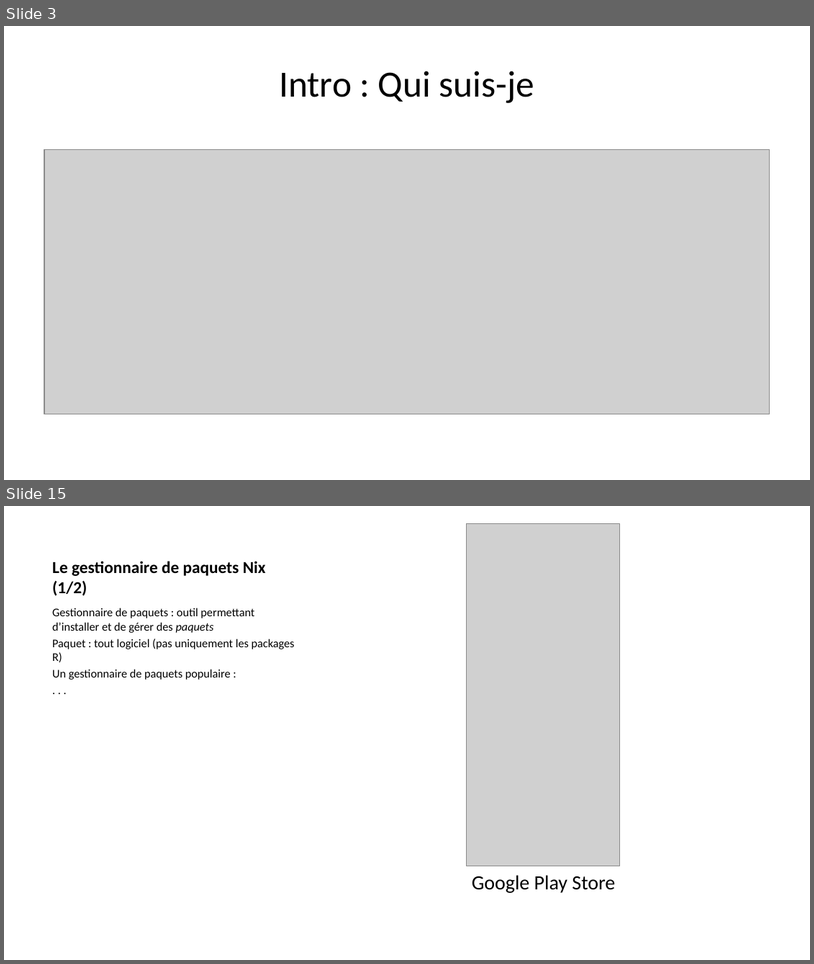
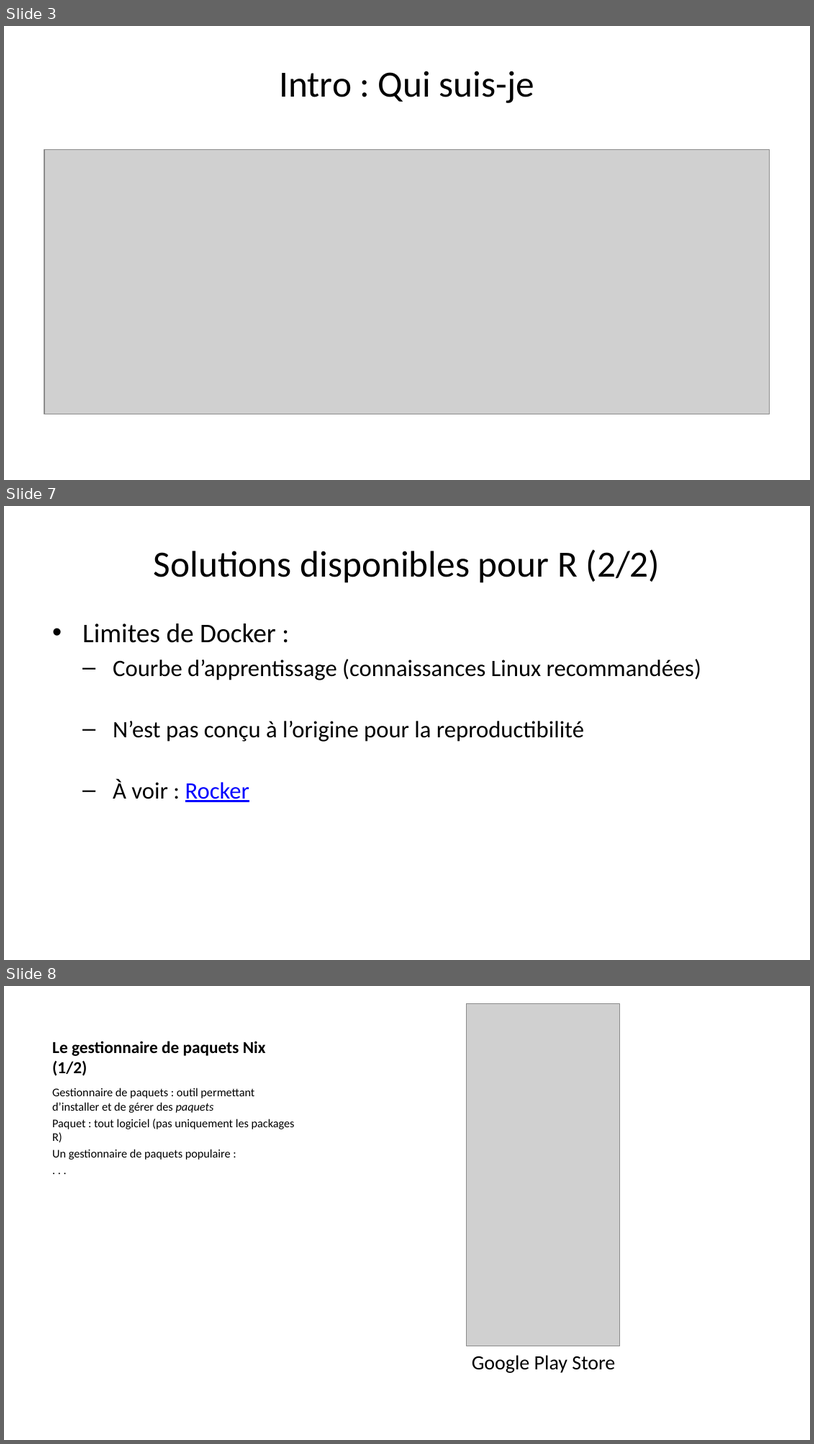
Before and after one commit to b-rodrigues/repro_rrr, a slide deck: docs/index.pptx. Shown one above the other, each under a label of ours: slides 3 and 15 before the commit, slides 3, 7 and 8 after it; the slides between them are not shown. The pictures are 814x964 and 814x1444 pixels, drawn with LibreOffice and Linux fonts; fonts in the diff are those of the drawing; grey boxes stand for pictures. Boxes give left, top, right and bottom in pixels: in the first picture for what was removed or moved away, otherwise in the second. Text is boxed around its words. In the diff, an @@ line names an element or a change of style, - is before the commit and + after.

```diff
--- a/docs/index.pptx
+++ b/docs/index.pptx
@@ slide 7 added at <box>4,506,810,960</box>, background #FFFFFF @@
@@ title added at <box>154,549,661,583</box>, 33 pt, text #000000 @@
+Solutions disponibles pour R (2/2)
@@ text added at <box>82,623,702,802</box>, 21 pt, text #000000 @@
+• Limites de Docker :
+  – Courbe d’apprentissage (connaissances Linux recommandées)
+  – N’est pas conçu à l’origine pour la reproductibilité
+  – À voir : Rocker
@@ what was slide 15 is now slide 8 @@
```
Also in this commit, not shown: 8 slides changed, 11 slides removed, 12 other files.
